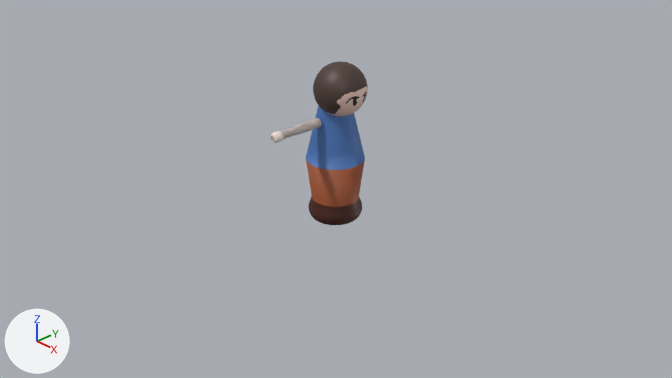
Before and after pictures for a commit that changed the Blender file assets/Lizz Assets/old_man_v1.blend.
Before and after are seen from the file's camera 'Camera'. Arrows for +X, +Y and +Z are at lower left; the lights stay in place. The first picture is the older version.

The first picture shows 'Arm', 'Body', 'Head'.
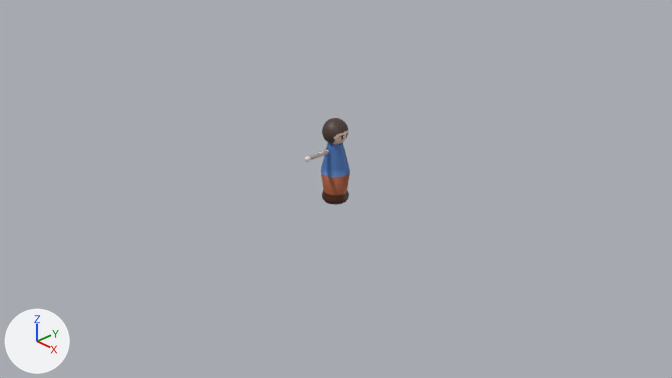
Where the newer file only moved an object's origin or applied its transform, the numbers keep the older frame.

Patch to the scene script:
```diff
--- a/assets/Lizz Assets/old_man_v1.blend.py
+++ b/assets/Lizz Assets/old_man_v1.blend.py
@@ me_sphere @@
 # used by ob_head; location = (0.106, -0.02, 1.249); scale = (0.312, 0.312, 0.312)
-me_sphere.from_pydata(...)  # 482 vertices, 512 faces; spans x -1.0..1.0, y -1.0..1.0, z -1.0..1.0
+me_sphere.from_pydata(...)  # 482 vertices, 512 faces; spans x -0.84..0.16, y -0.44..0.56, z -2.29..-1.29
+# me_sphere part 1: the whole mesh is scaled about its middle by 0.5, then moved by (-0.34, 0.06, -1.79)
 me_sphere.materials.append(mat_material_001)
@@ me_cylinder @@
 # used by ob_arm; location = (-0.001, -0.768, 0.877); rotation_euler = (1.569, -1.308, -3.147), in degrees (90, -75, -180); scale = (0.057, 0.057, 0.057)
-me_cylinder.from_pydata(...)  # 680 vertices, 650 faces; spans x -1.02..1.03, y -1.02..1.02, z -3.02..9.1
+me_cylinder.from_pydata(...)  # 680 vertices, 650 faces; spans x -0.06..0.06, y -0.06..0.06, z -0.17..0.52
+# me_cylinder part 2: the whole mesh is scaled about the mesh origin by 0.057
 me_cylinder.materials.append(mat_material)
@@ ob_body @@
 ob_body.location = (0.0, 0.0, 0.0)
+ob_body.scale = (0.5, 0.5, 0.5)
@@ ob_arm @@
 ob_arm = bpy.data.objects.new('Arm', me_cylinder)
-ob_arm.location = (-0.001, -0.768, 0.877)
+ob_arm.location = (0.0, -0.379, 0.469)
 ob_arm.rotation_euler = (1.569, -1.308, -3.147)  # degrees (90, -75, -180)
-ob_arm.scale = (0.057, 0.057, 0.057)
+ob_arm.scale = (0.5, 0.5, 0.5)
 _m = ob_arm.modifiers.new('Mirror', 'MIRROR')
```

Boxes (x1, y1, x2, y2) around the edits, measured in the pictures (672 x 378 px):
'Body', rescaled (50% narrower, 47% shorter): before (306, 105, 365, 225); after (321, 142, 350, 205)
'Head', moved, rescaled (50% narrower, 52% shorter): before (313, 61, 368, 116); after (322, 118, 349, 144)
'Arm', moved, rescaled (51% narrower, 46% shorter): before (271, 118, 321, 143); after (305, 149, 329, 162)
